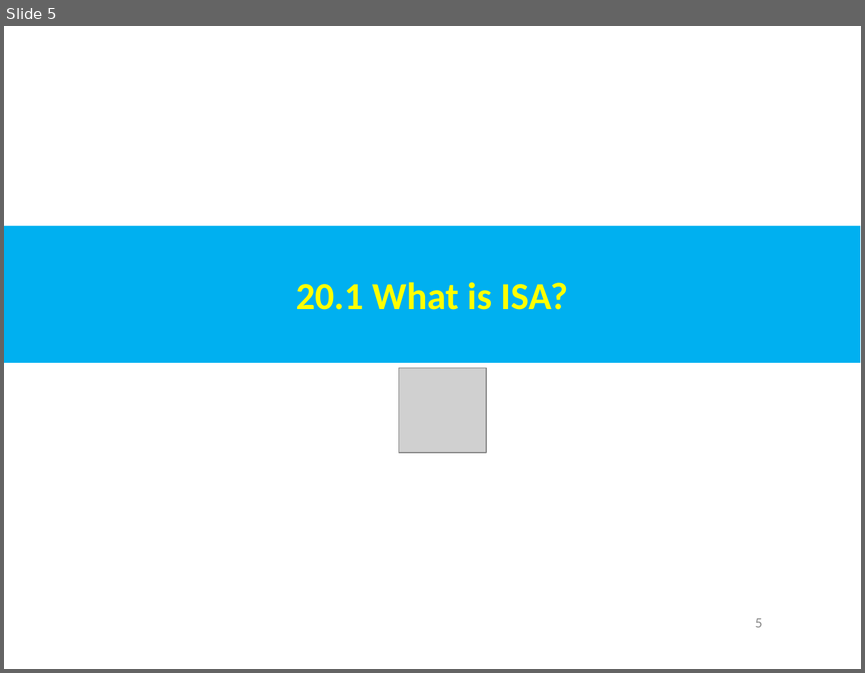
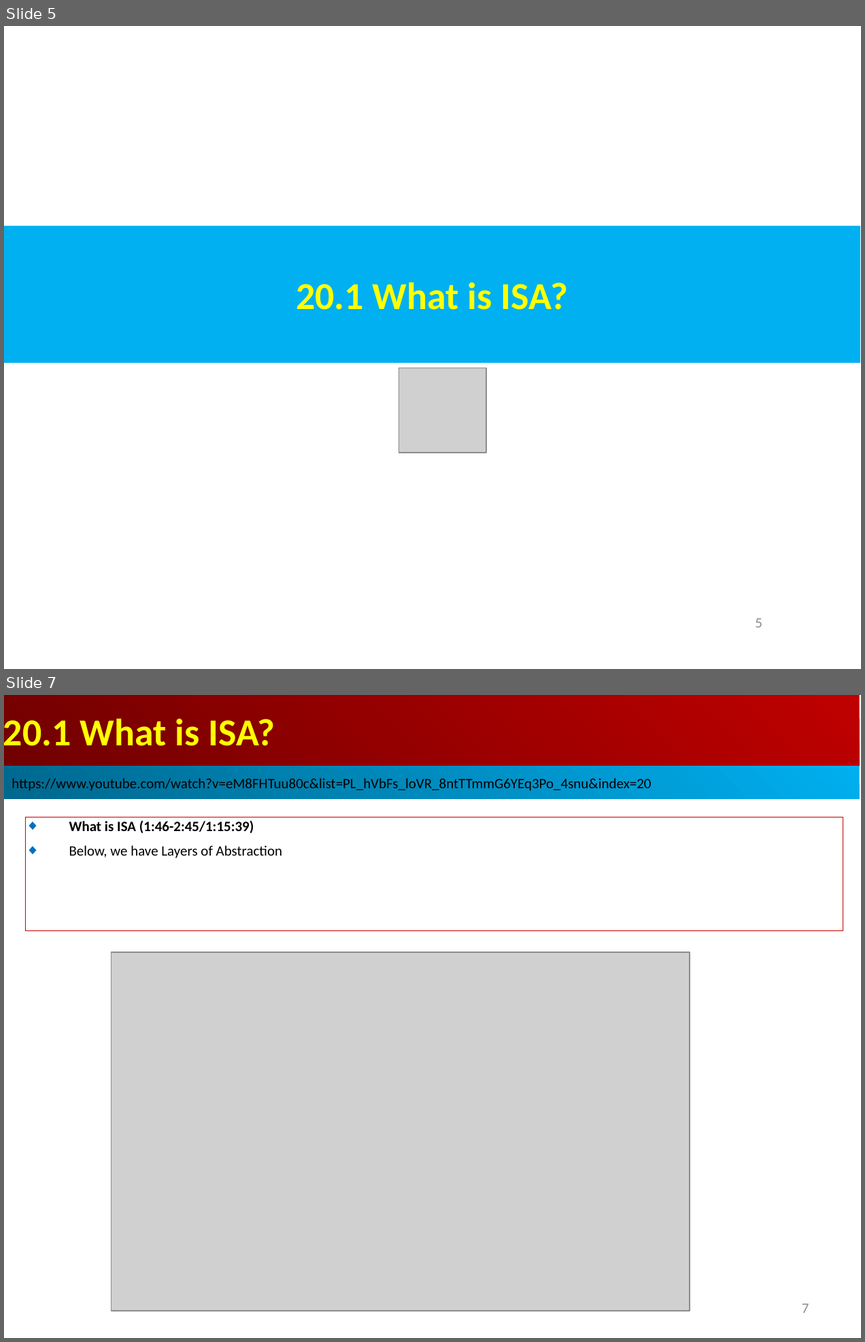
Before and after one commit to peterhchen/AIU_CS850_Gem5_McPAT, a slide deck: 050_Gem5/020.ModelCore/000_Video/020.ModelCore.ppt. Shown one above the other, each under a label of ours: slide 5 before the commit, slides 5 and 7 after it; the slides between them are not shown. The pictures are 865x673 and 865x1342 pixels, drawn with LibreOffice and Linux fonts; fonts in the diff are those of the drawing; grey boxes stand for pictures. Boxes give left, top, right and bottom in pixels: in the first picture for what was removed or moved away, otherwise in the second. Text is boxed around its words. In the diff, an @@ line names an element or a change of style, - is before the commit and + after.

```diff
--- a/050_Gem5/020.ModelCore/000_Video/020.ModelCore.ppt
+++ b/050_Gem5/020.ModelCore/000_Video/020.ModelCore.ppt
@@ slide 7 added at (4, 695, 861, 1338), background #FFFFFF @@
@@ rectangle added at (4, 695, 859, 766), fill gradient #BF0000 to #710000, 32 pt, text #FFFF00, bold @@
+20.1 What is ISA?
@@ rectangle added at (4, 766, 859, 800), fill gradient #00AFEF to #00688E, 12 pt, text #000000 @@
+https://www.youtube.com/watch?v=eM8FHTuu80c&list=PL_hVbFs_loVR_8ntTTmmG6YEq3Po_4snu&index=20
@@ rectangle added at (26, 817, 843, 930), outline #C00000 0.74 pt, 12 pt, text #000000 @@
+◆ What is ISA (1:46-2:45/1:15:39)
+◆ Below, we have Layers of Abstraction
@@ picture added at (111, 952, 689, 1310) @@
@@ page number added at (802, 1303, 809, 1312), 12 pt, text #8B8B8B @@
+7
```
Also in this commit, not shown: 1 slide changed.
